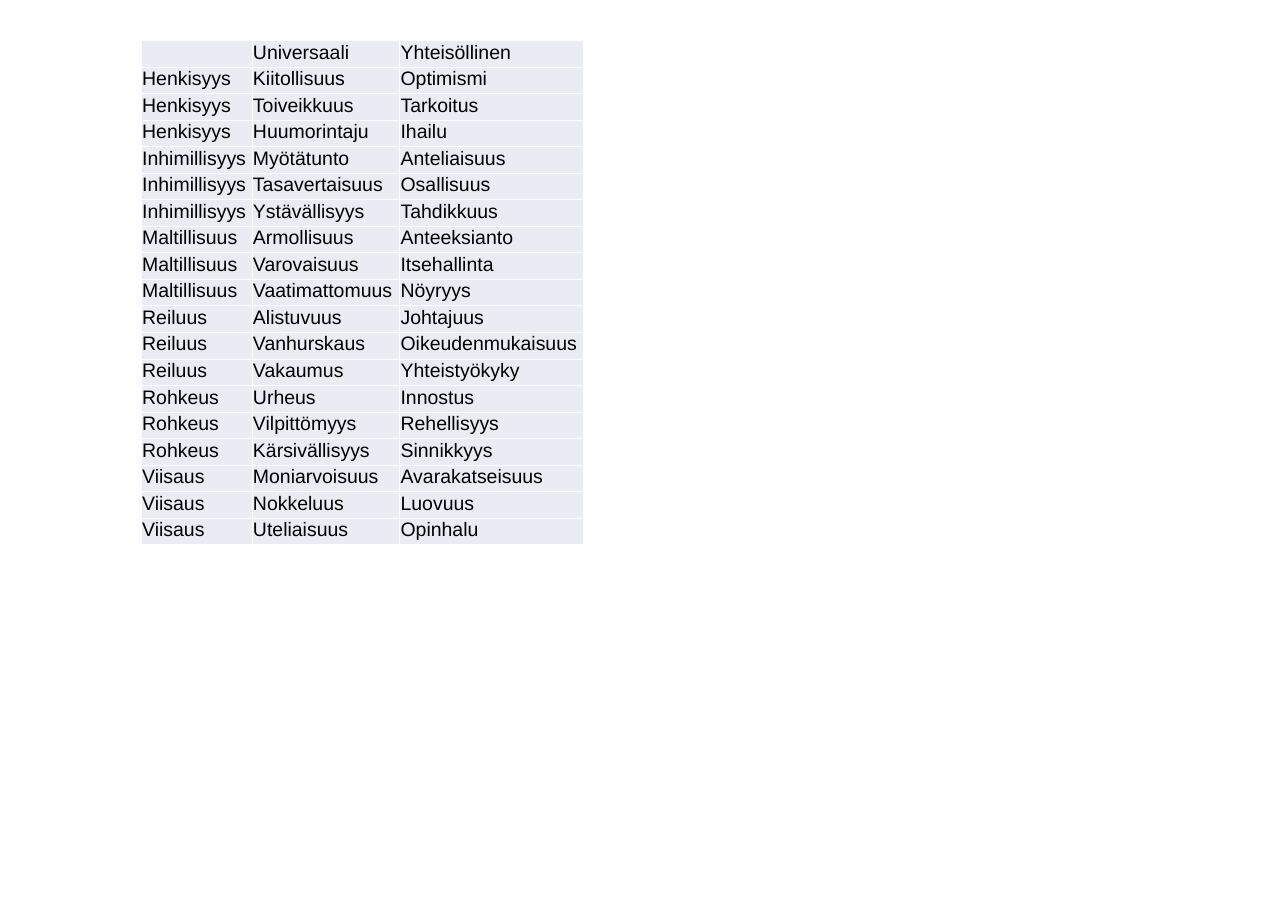
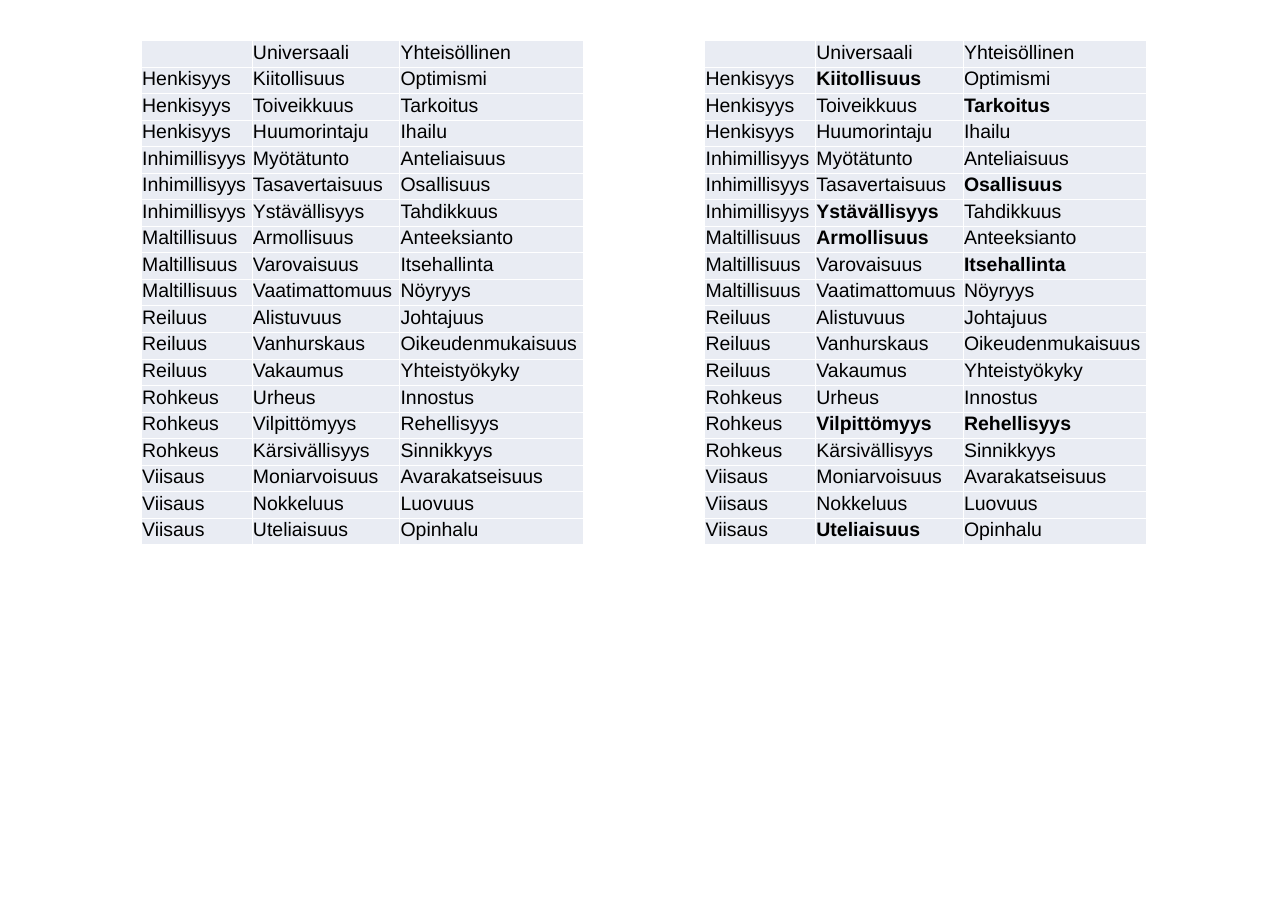
Before and after one commit to tilastomuuttujat/viestinta, a slide deck: slide 15 of tunnepersoonat1.01.pptx. Drawn at 1288x911 pixels with LibreOffice and Linux fonts; fonts in the diff are those of the drawing. Boxes give left, top, right and bottom in pixels: in the first picture for what was removed or moved away, otherwise in the second. Text is boxed around its words. In the diff, an @@ line names an element or a change of style, - is before the commit and + after.

```diff
--- a/tunnepersoonat1.01.pptx
+++ b/tunnepersoonat1.01.pptx
@@ table added at (705,40,1146,574), 19 rows, 3 columns @@
+ | Universaali | Yhteisöllinen
+Henkisyys | Kiitollisuus | Optimismi
+Henkisyys | Toiveikkuus | Tarkoitus
+Henkisyys | Huumorintaju | Ihailu
+Inhimillisyys | Myötätunto | Anteliaisuus
+Inhimillisyys | Tasavertaisuus | Osallisuus
+Inhimillisyys | Ystävällisyys | Tahdikkuus
+Maltillisuus | Armollisuus | Anteeksianto
+Maltillisuus | Varovaisuus | Itsehallinta
+Maltillisuus | Vaatimattomuus | Nöyryys
+Reiluus | Alistuvuus | Johtajuus
+Reiluus | Vanhurskaus | Oikeudenmukaisuus
+Reiluus | Vakaumus | Yhteistyökyky
+Rohkeus | Urheus | Innostus
+Rohkeus | Vilpittömyys | Rehellisyys
+Rohkeus | Kärsivällisyys | Sinnikkyys
+Viisaus | Moniarvoisuus | Avarakatseisuus
+Viisaus | Nokkeluus | Luovuus
+Viisaus | Uteliaisuus | Opinhalu
```
Also in this commit, not shown: 2 other slides changed, 1 other file.
